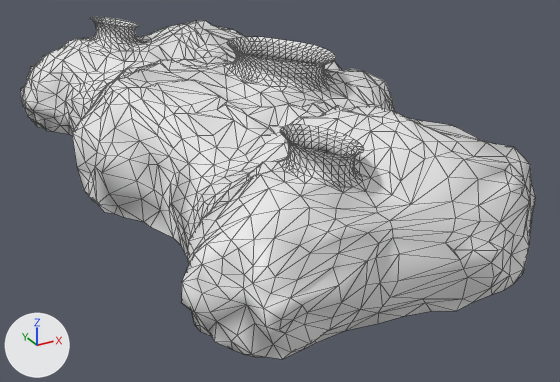
The FBX model Assets/Arts/FBX/Enviroments/IceRoof.fbx, before and after one commit.
The view is the same before and after, from a 50 mm lens placed at (-66.7, -138.5, 63.1), pointed at (2.8, -12.2, 0.0). The lights are fixed; the arrows at lower left show +X, +Y and +Z. The first picture is the older version. Mesh edges are drawn as thin lines. Where no turn or scale is listed for an object, it has been applied to the vertices. Vertices at exactly the same position are counted once.

The older version as bpy lines, for what is in view:
```python
me_scene_005 = bpy.data.meshes.new('Scene.005')
me_scene_005.from_pydata(...)  # 1840 vertices, 3457 faces; spans x -34.8..37.2, y -65.2..63.2, z 0.0..26.9
ob_iceroof = bpy.data.objects.new('IceRoof', me_scene_005)
ob_iceroof.location = (0.0, 0.0, 0.0)
```
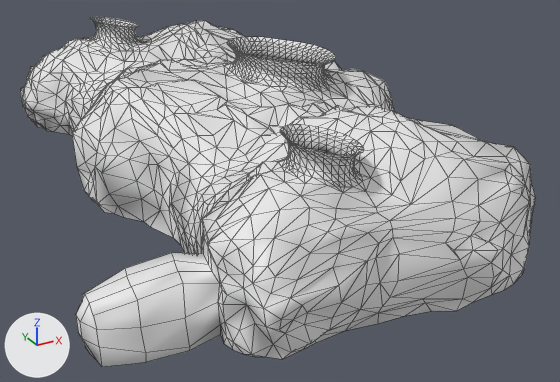
Pixel boxes [x1, y1, x2, y2] of what changed, in the pictures (560 x 382 px; the box of a moved part takes in the faces that stretch with it):
'IceRoof', reshaped
    before: [20, 17, 535, 359]
    after: [20, 17, 535, 367]
part 1 of me_scene_005, moved or reshaped
    before: [181, 219, 255, 354]
    after: [76, 219, 255, 367]
part 2 of me_scene_005, reshaped
    both: [471, 221, 503, 250]

Diff of the bpy script that builds the scene:
```diff
--- a/Assets/Arts/FBX/Enviroments/IceRoof.fbx.py
+++ b/Assets/Arts/FBX/Enviroments/IceRoof.fbx.py
@@ me_scene_005 @@
 # used by ob_iceroof; location = (0.0, 0.0, 0.0)
-me_scene_005.from_pydata(...)  # 1840 vertices, 3457 faces; spans x -34.8..37.2, y -65.2..63.2, z 0.0..26.9
+me_scene_005.from_pydata(...)  # 1873 vertices, 3470 faces; spans x -48.0..37.2, y -65.2..63.2, z 0.0..26.9
+# me_scene_005 part 1
+# 21 vertices are removed from x -34.8..-29.1, y -57.4..-44.2, z 0.0..12.6
+# 53 faces are deleted
+# 17 vertices move from x -32.7..-27.0, y -60.7..-42.9, z 0.0..14.9 to x -30.6..-26.9, y -59.7..-42.8, z 0.0..14.8
+# 50 vertices are added at x -48.0..-27.9, y -56.5..-43.4, z 0.2..12.0
+# 63 new faces join them
+# me_scene_005 part 2
+# 5 faces are deleted
+# 4 vertices are added at (10.0, -63.6, 9.8), (7.8, -62.6, 11.3), (9.3, -63.2, 10.2), (9.6, -63.4, 9.8)
+# 8 new faces join them
+# other edits to the shape of me_scene_005 do not show in these pictures
```
